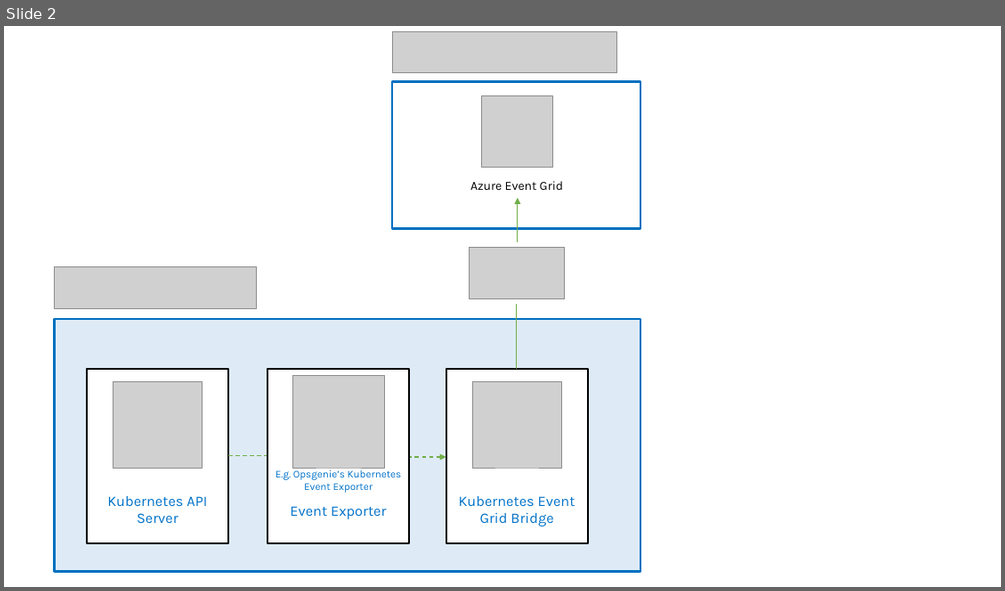
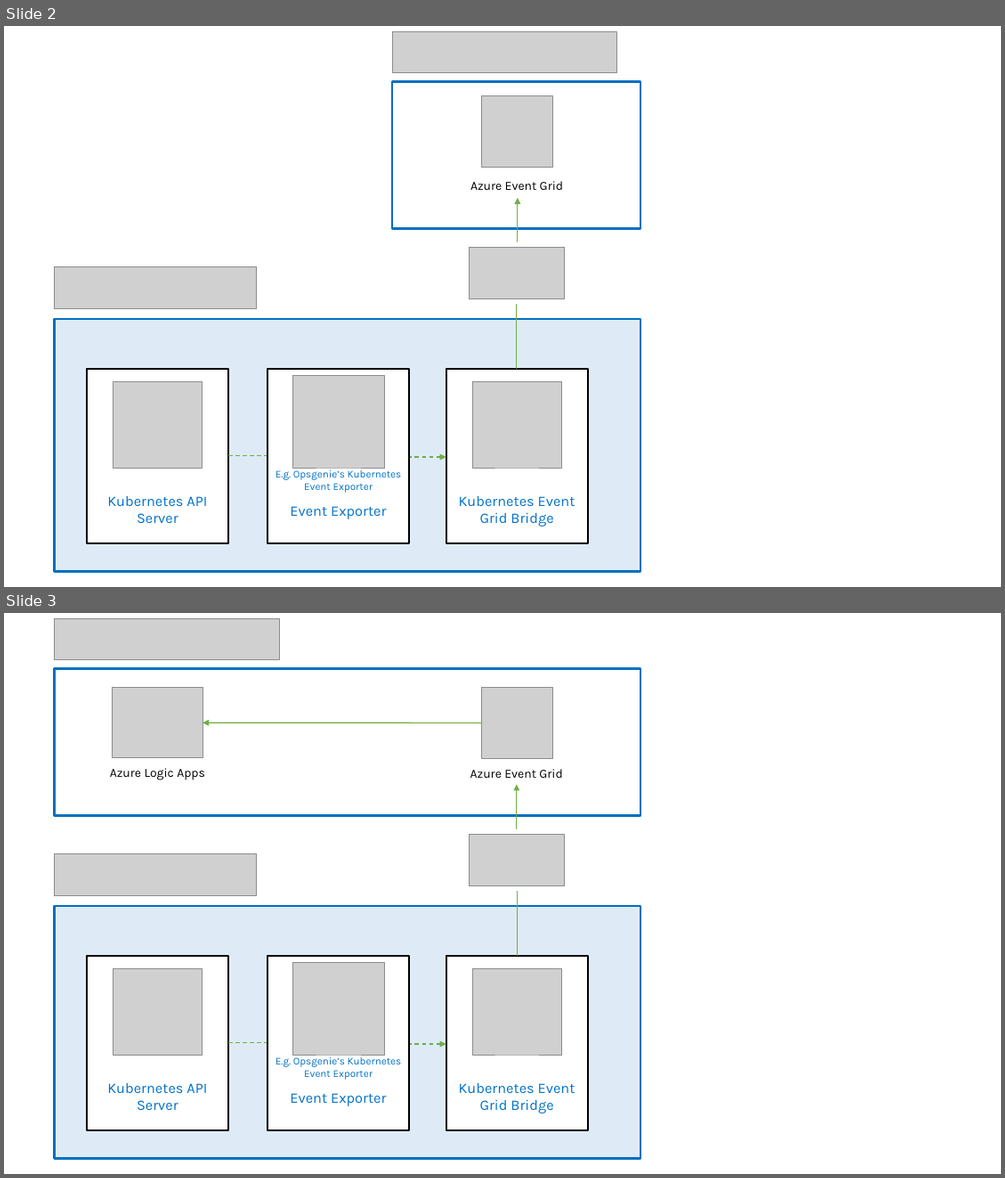
Before and after one commit to tomkerkhove/k8s-event-grid-bridge, a slide deck: media/schematics.pptx. Shown one above the other, each under a label of ours: slide 2 before the commit, slides 2 and 3 after it. The pictures are 1005x591 and 1005x1178 pixels, drawn with LibreOffice and Linux fonts; fonts in the diff are those of the drawing; grey boxes stand for pictures. Boxes give left, top, right and bottom in pixels: in the first picture for what was removed or moved away, otherwise in the second. Text is boxed around its words. In the diff, an @@ line names an element or a change of style, - is before the commit and + after.

Commit message:
docs: Provide "Using Kubernetes Event Grid Bridge with Opsgenie's Kubernetes Event Exporter" walkthrough (#95)

```diff
--- a/media/schematics.pptx
+++ b/media/schematics.pptx
@@ slide 3 added at box(4, 613, 1001, 1174), background #FFFFFF @@
@@ picture added at box(54, 619, 278, 659) @@
@@ rectangle added at box(54, 668, 640, 816), fill #FFFFFF, outline #0070C0 2 pt @@
@@ picture added at box(113, 688, 202, 758) @@
@@ picture added at box(481, 688, 552, 759) @@
@@ arrow added from (481, 723) to (202, 723), #70AD47 1 pt @@
@@ text added at box(110, 768, 205, 780), 12 pt, text #000000 @@
+Azure Logic Apps
@@ text added at box(470, 769, 563, 778), 12 pt, text #000000 @@
+Azure Event Grid
@@ elbow arrow added from (517, 956) to (517, 784), #70AD47 1 pt @@
@@ picture added at box(469, 835, 564, 886) @@
@@ rectangle added at box(486, 829, 547, 873), fill #FFFFFF @@
@@ picture added at box(54, 854, 256, 896) @@
@@ rectangle added at box(461, 873, 573, 892), fill #FFFFFF @@
@@ rectangle added at box(54, 906, 640, 1159), fill #DEEBF7, outline #0070C0 2 pt @@
@@ rectangle added at box(87, 956, 228, 1130), fill #FFFFFF, outline #000000 1.5 pt @@
@@ rectangle added at box(267, 956, 409, 1130), fill #FFFFFF, outline #000000 1.5 pt, 10 pt, text #0072C9 @@
+E.g. Opsgenie’s Kubernetes Event Exporter
+Event Exporter
@@ rectangle added at box(446, 956, 587, 1130), fill #FFFFFF, outline #000000 1.5 pt @@
@@ picture added at box(113, 969, 202, 1055) @@
@@ picture added at box(292, 962, 385, 1054) @@
@@ picture added at box(472, 969, 561, 1055) @@
@@ elbow arrow added from (228, 1043) to (446, 1044), #70AD47 1 pt dashed @@
@@ text added at box(107, 1083, 207, 1110), 14 pt, text #0072C9 @@
+Kubernetes API
+Server
@@ text added at box(459, 1083, 575, 1113), 14 pt, text #0072C9 @@
+Kubernetes Event
+Grid Bridge
```
Also in this commit, not shown: 13 other files.
